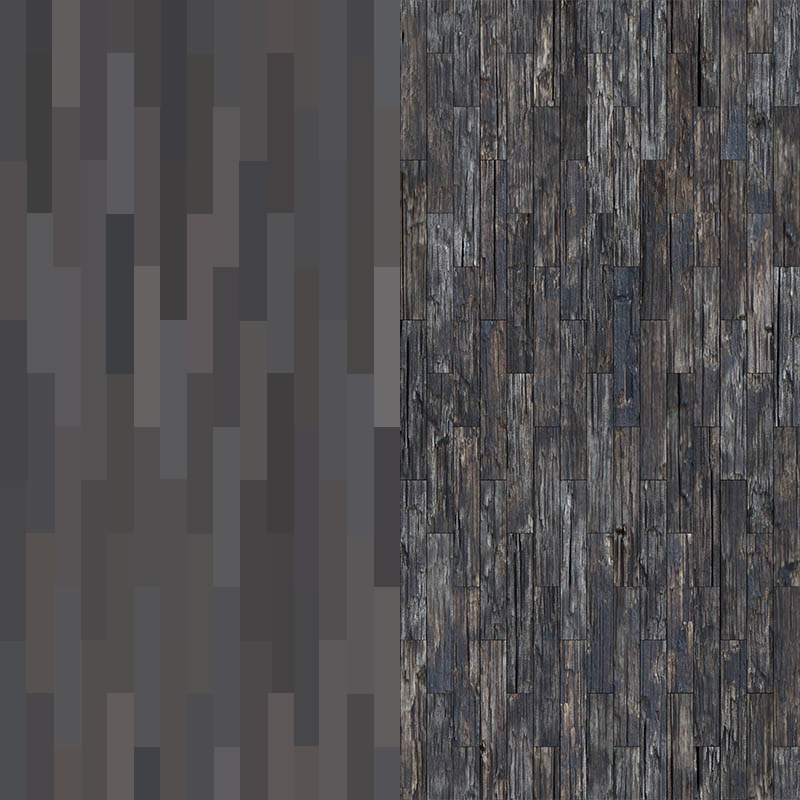
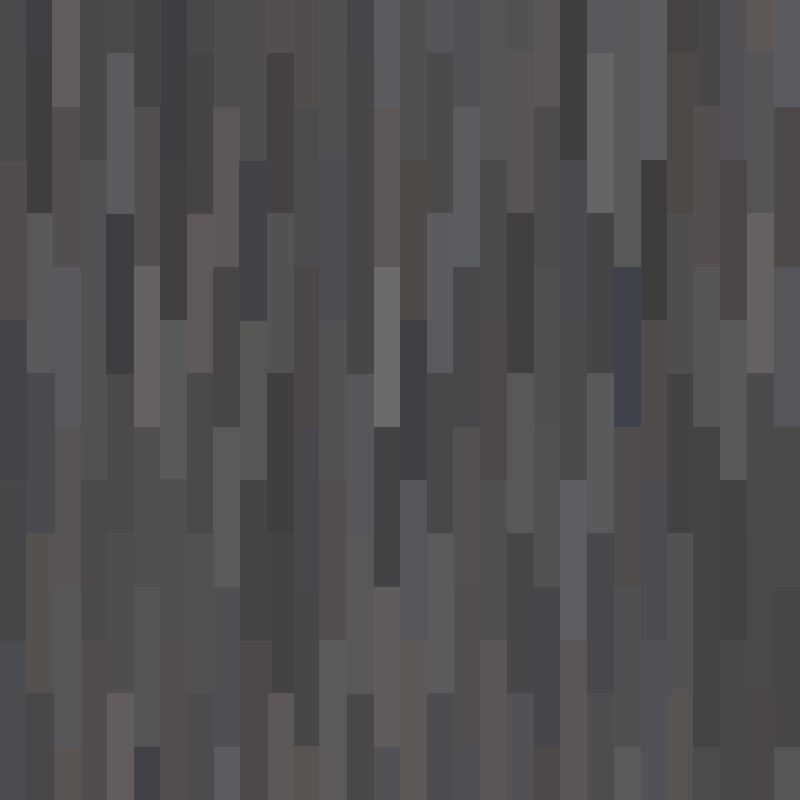
The second w=800, h=800 image is a revision of the first. Changes to its layers:
painted on "Background copy" over [400, 0, 800, 800]
